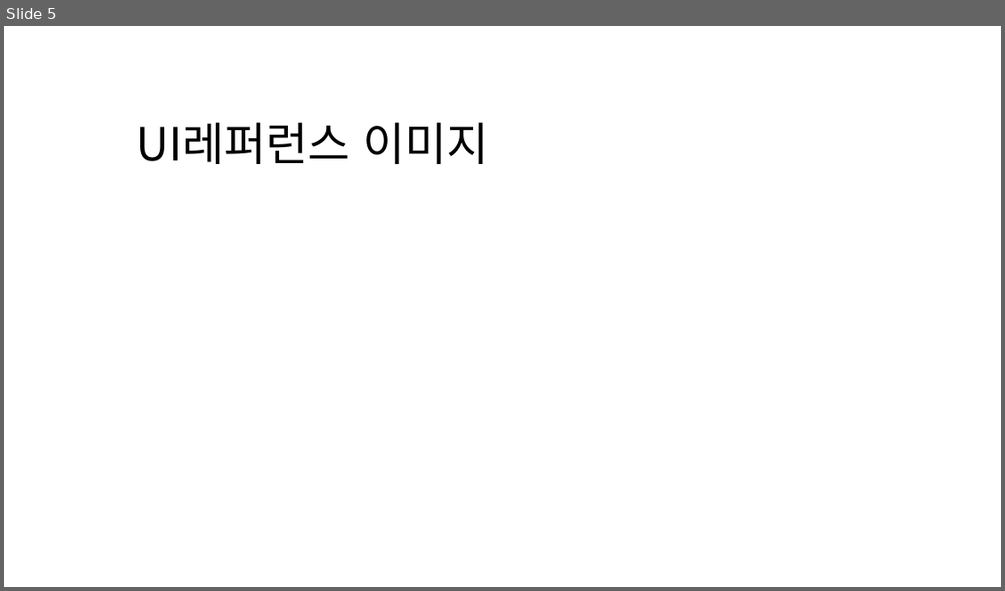
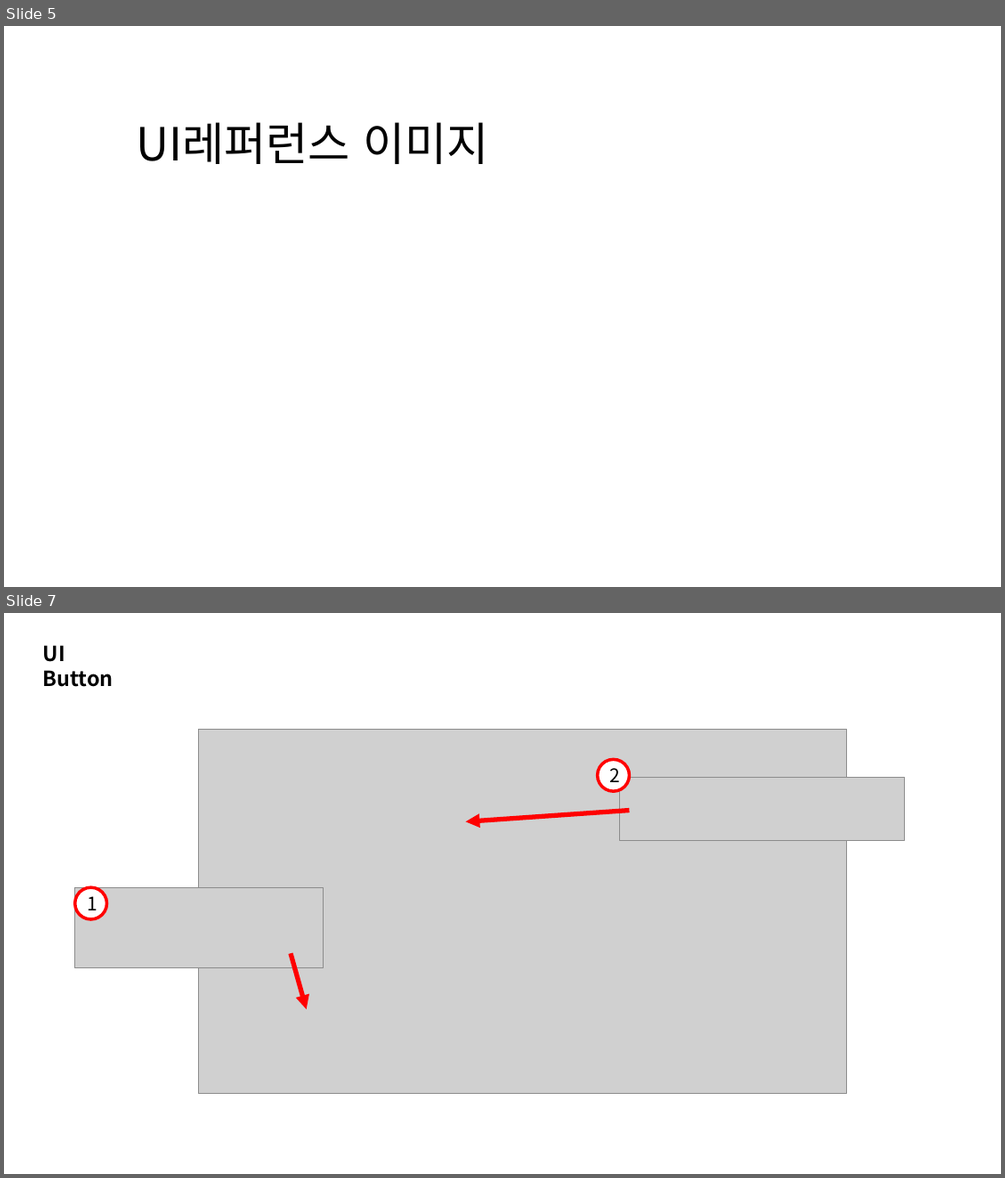
Before and after one commit to gws1017/BlackPotion, a slide deck: document/모델링 레퍼런스 문서.pptx. Shown one above the other, each under a label of ours: slide 5 before the commit, slides 5 and 7 after it; the slides between them are not shown. The pictures are 1005x591 and 1005x1178 pixels, drawn with LibreOffice and Linux fonts; fonts in the diff are those of the drawing; grey boxes stand for pictures. Boxes give left, top, right and bottom in pixels: in the first picture for what was removed or moved away, otherwise in the second. Text is boxed around its words. In the diff, an @@ line names an element or a change of style, - is before the commit and + after.

```diff
--- a/document/모델링 레퍼런스 문서.pptx
+++ b/document/모델링 레퍼런스 문서.pptx
@@ slide 7 added at (4, 613, 1001, 1174), background #FFFFFF @@
@@ text added at (43, 645, 113, 687), 20 pt, text #000000, bold @@
+UI Button
@@ picture added at (199, 729, 847, 1094) @@
@@ ellipse added at (598, 760, 630, 792), fill #FFFFFF, outline #FF0000 3 pt, 18 pt, text #000000 @@
+2
@@ picture added at (619, 778, 905, 840) @@
@@ arrow added from (629, 811) to (465, 821), #FF0000 4.5 pt @@
@@ picture added at (75, 887, 324, 967) @@
@@ ellipse added at (75, 887, 107, 919), fill #FFFFFF, outline #FF0000 3 pt, 18 pt, text #000000 @@
+1
@@ arrow added from (291, 953) to (306, 1009), #FF0000 4.5 pt @@
```
Also in this commit, not shown: 3 other slides added, 1 slide removed, 9 other files.
